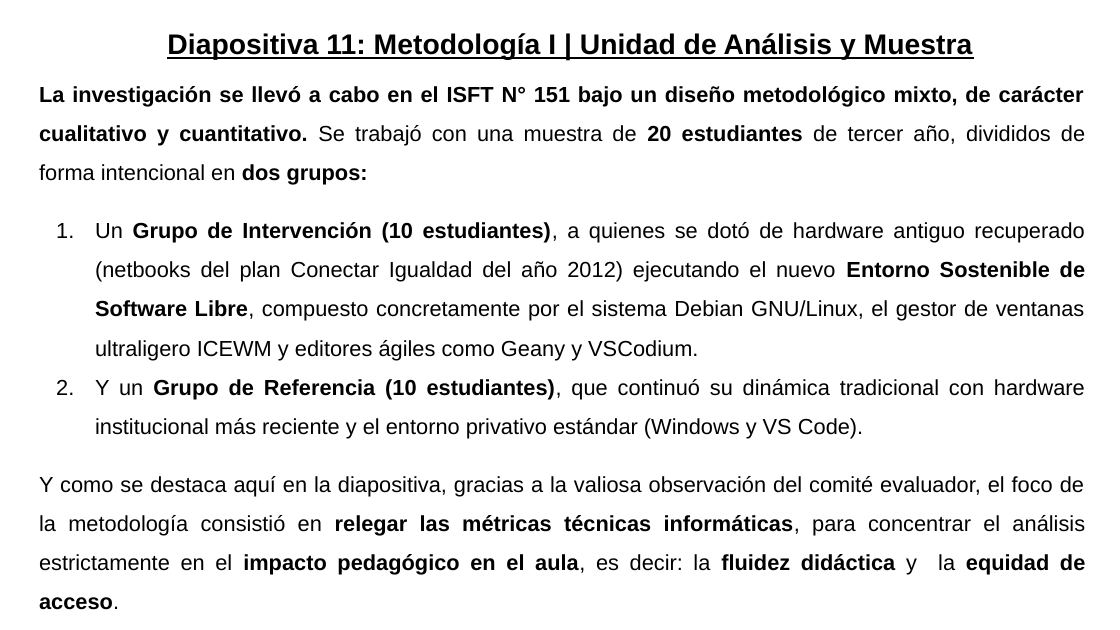
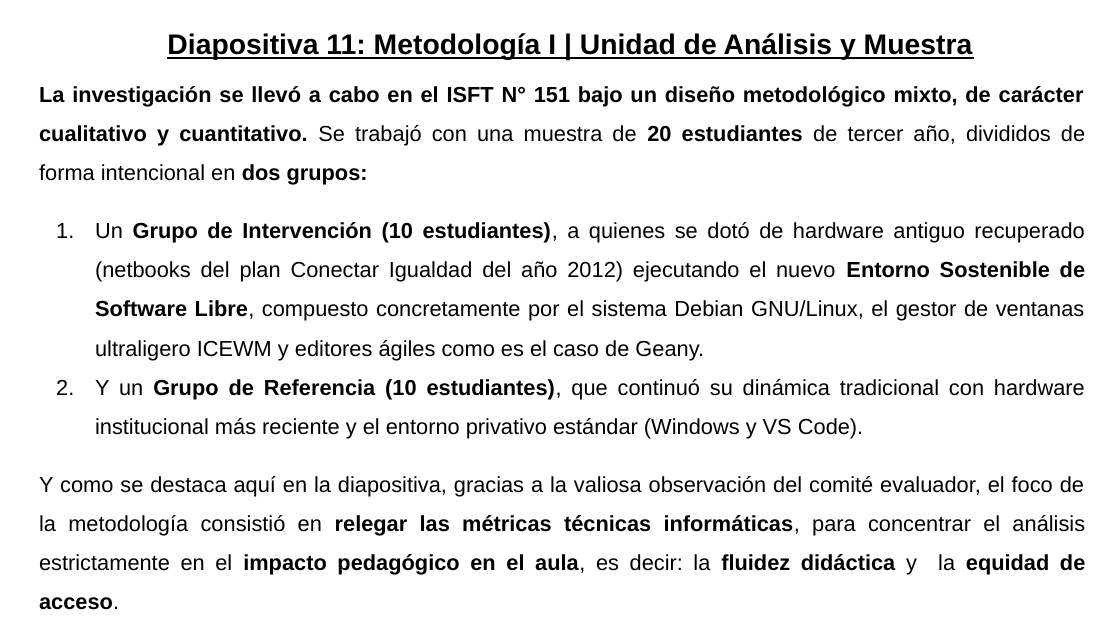
Before and after one commit to gabrielinuz/gabrielinuz.github.io, a slide deck: slide 12 of doc/GUION_DE_DEFENSA_LTE.pptx. Drawn at 1120x630 pixels with LibreOffice and Linux fonts; fonts in the diff are those of the drawing. Boxes give left, top, right and bottom in pixels: in the first picture for what was removed or moved away, otherwise in the second. Text is boxed around its words. In the diff, an @@ line names an element or a change of style, - is before the commit and + after.

```diff
--- a/doc/GUION_DE_DEFENSA_LTE.pptx
+++ b/doc/GUION_DE_DEFENSA_LTE.pptx
@@ text at (95,222,1085,360): text changed @@
-1. Un Grupo de Intervención (10 estudiantes), a quienes se dotó de hardware antiguo recuperado (netbooks del plan Conectar Igualdad del año 2012) ejecutando el nuevo Entorno Sostenible de Software Libre, compuesto concretamente por el sistema Debian GNU/Linux, el gestor de ventanas ultraligero ICEWM y editores ágiles como Geany y VSCodium.
+1. Un Grupo de Intervención (10 estudiantes), a quienes se dotó de hardware antiguo recuperado (netbooks del plan Conectar Igualdad del año 2012) ejecutando el nuevo Entorno Sostenible de Software Libre, compuesto concretamente por el sistema Debian GNU/Linux, el gestor de ventanas ultraligero ICEWM y editores ágiles como es el caso de Geany.
```
Also in this commit, not shown: 1 other slide changed, 1 other file.
